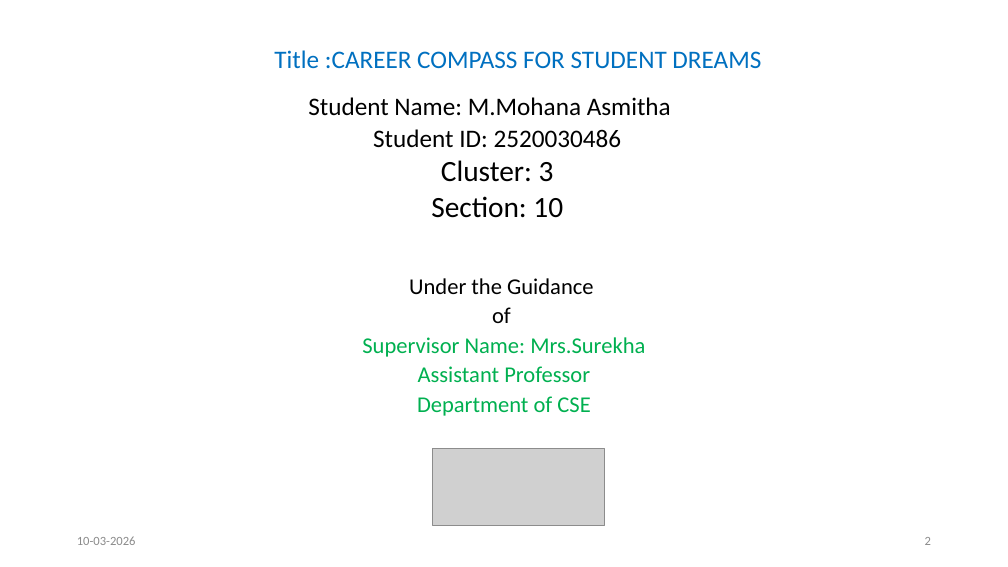
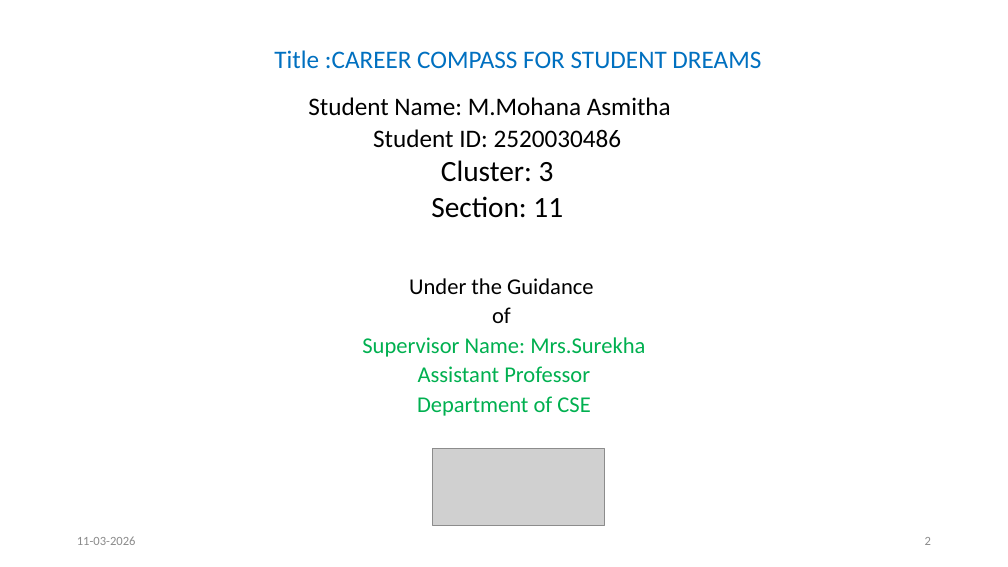
Before and after one commit to MannemMohanaAsmitha/Career-Compasss-for-Student-Dream, a slide deck: slide 2 of Career Compass for Student Dreams.pptx. Drawn at 1008x567 pixels with LibreOffice and Linux fonts; fonts in the diff are those of the drawing; grey boxes stand for pictures. Boxes give left, top, right and bottom in pixels: in the first picture for what was removed or moved away, otherwise in the second. Text is boxed around its words. In the diff, an @@ line names an element or a change of style, - is before the commit and + after.

```diff
--- a/Career Compass for Student Dreams.pptx
+++ b/Career Compass for Student Dreams.pptx
@@ text at (431, 196, 563, 218): text changed @@
-Section: 10
+Section: 11
@@ text at (77, 536, 136, 545): text changed @@
-10-03-2026
+11-03-2026
```
Also in this commit, not shown: 15 other slides changed, 3 other files.
